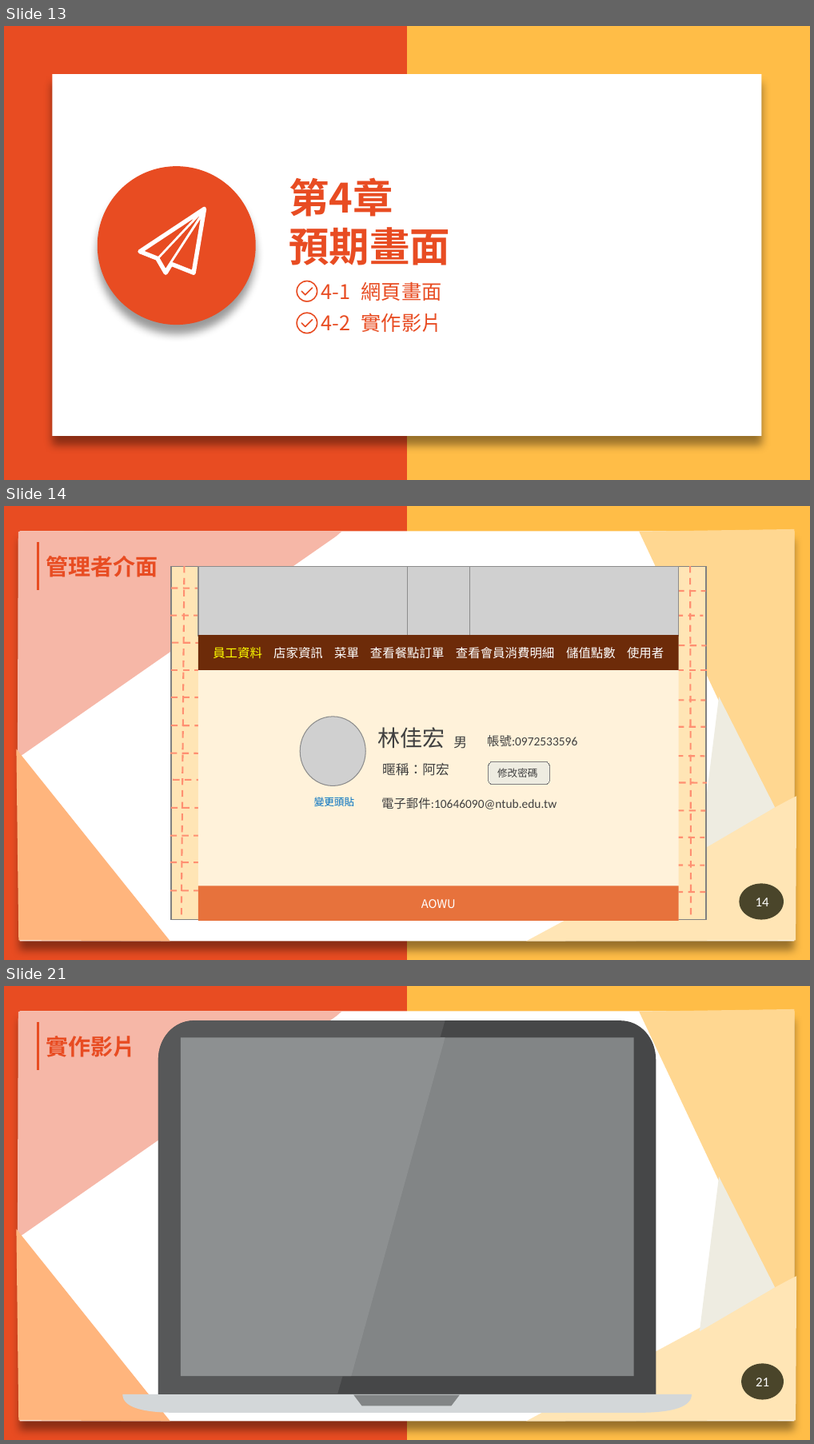
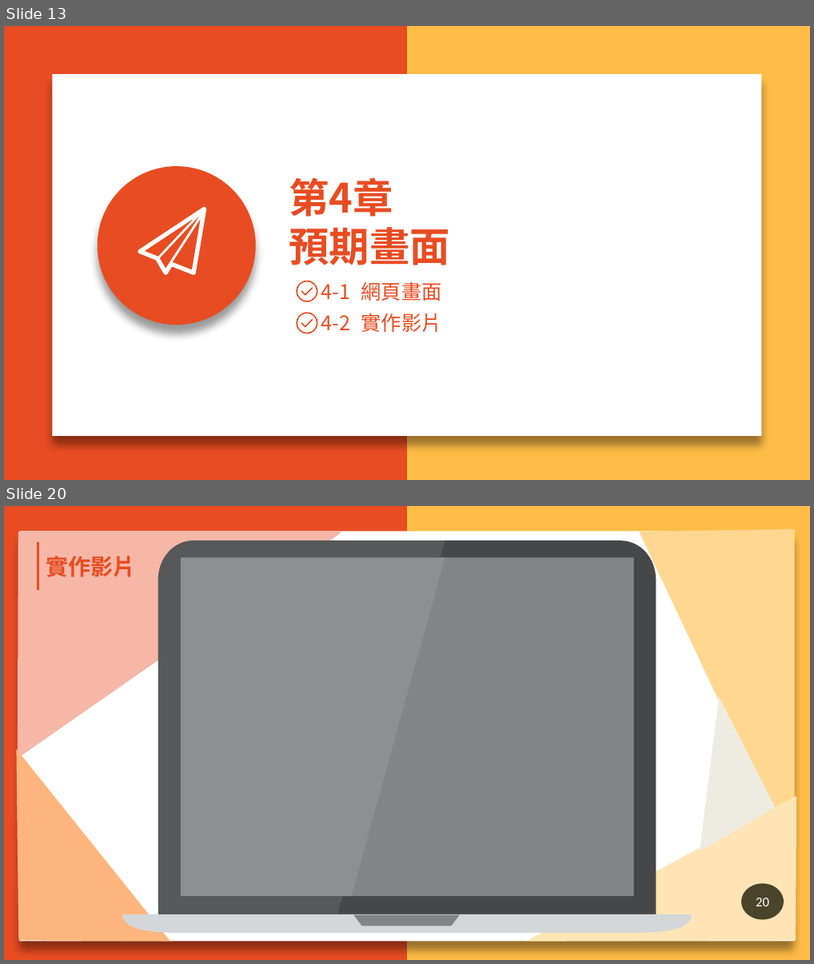
Before and after one commit to N1066442/board-game, a slide deck: 第109408組-AOWU桌遊GO-ppt.pptx. Shown one above the other, each under a label of ours: slides 13, 14 and 21 before the commit, slides 13 and 20 after it; the slides between them are not shown. The pictures are 814x1444 and 814x964 pixels, drawn with LibreOffice and Linux fonts; fonts in the diff are those of the drawing; grey boxes stand for pictures; background and template pictures are left out. Boxes give left, top, right and bottom in pixels: in the first picture for what was removed or moved away, otherwise in the second. Text is boxed around its words. In the diff, an @@ line names an element or a change of style, - is before the commit and + after.

```diff
--- a/第109408組-AOWU桌遊GO-ppt.pptx
+++ b/第109408組-AOWU桌遊GO-ppt.pptx
@@ slide 14 removed at (4,506,810,960), background #FFBD47; not listed: 8 template elements that a slide beside it also shows @@
@@ text removed at (46,556,158,577) @@
-管理者介面
@@ rectangle removed at (171,567,706,920) @@
@@ line removed from (185, 567) to (182, 919) @@
@@ line removed from (690, 567) to (691, 919) @@
@@ line removed from (171, 588) to (706, 591) @@
@@ line removed from (170, 616) to (703, 616) @@
@@ line removed from (172, 642) to (706, 645) @@
@@ text removed at (213,647,262,658) @@
-員工資料
@@ text removed at (274,647,323,659) @@
-店家資訊
@@ text removed at (334,647,359,659) @@
-菜單
@@ text removed at (370,647,445,659) @@
-查看餐點訂單
@@ text removed at (456,647,554,659) @@
-查看會員消費明細
@@ text removed at (566,647,616,659) @@
-儲值點數
@@ text removed at (627,647,664,659) @@
-使用者
@@ line removed from (171, 671) to (707, 671) @@
@@ line removed from (171, 697) to (706, 700) @@
@@ picture removed at (300,716,366,786) @@
@@ line removed from (171, 725) to (706, 727) @@
@@ text removed at (378,727,445,748) @@
-林佳宏
@@ text removed at (454,736,467,748) @@
-男
@@ text removed at (487,735,578,747) @@
-帳號:0972533596
@@ line removed from (170, 752) to (706, 756) @@
@@ text removed at (382,763,450,776) @@
-暱稱：阿宏
@@ rounded rectangle removed at (489,762,550,784) @@
-修改密碼
@@ line removed from (174, 780) to (707, 783) @@
@@ line removed from (171, 808) to (706, 810) @@
@@ text removed at (314,796,354,806) @@
-變更頭貼
@@ text removed at (382,797,557,809) @@
-電子郵件:10646090@ntub.edu.tw
@@ line removed from (170, 835) to (705, 837) @@
@@ line removed from (170, 862) to (705, 865) @@
@@ group removed at (198,567,679,920): 3 rectangles, 2 pictures @@
-AOWU
@@ page number removed at (739,884,784,920) @@
-14
@@ line removed from (170, 891) to (706, 892) @@
@@ what was slide 21 is now slide 20 @@
@@ page number at (756,897,770,906): text changed @@
-21
+20
```
Also in this commit, not shown: 7 slides changed.
